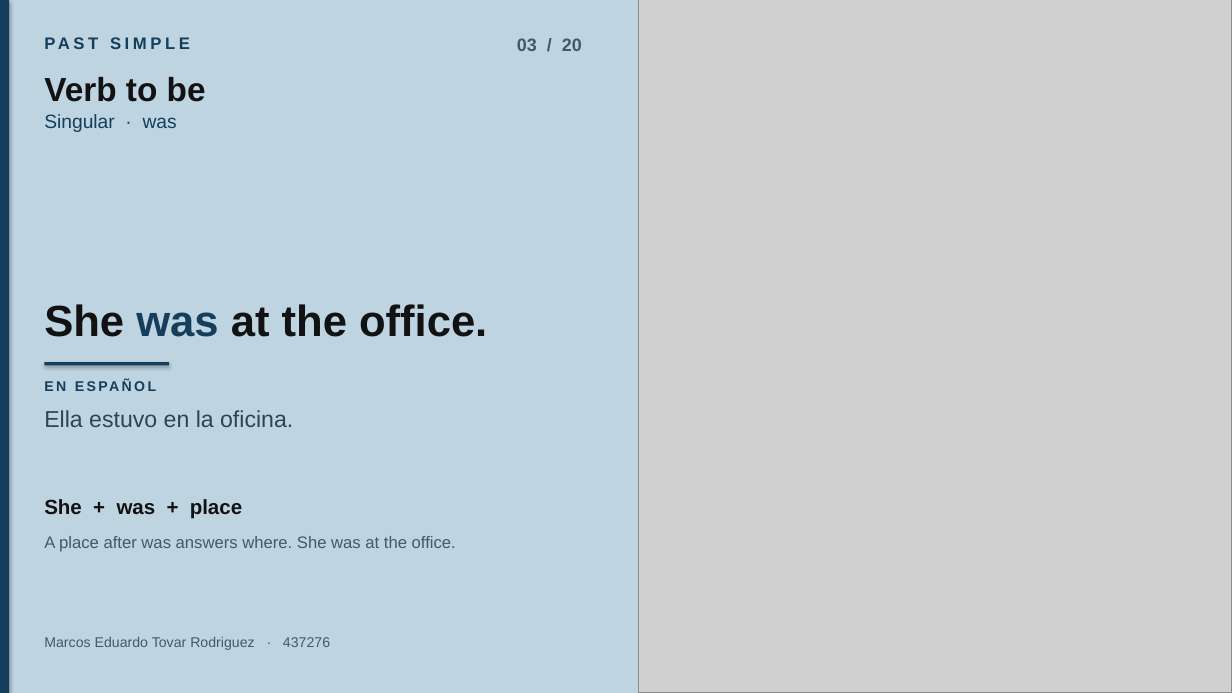
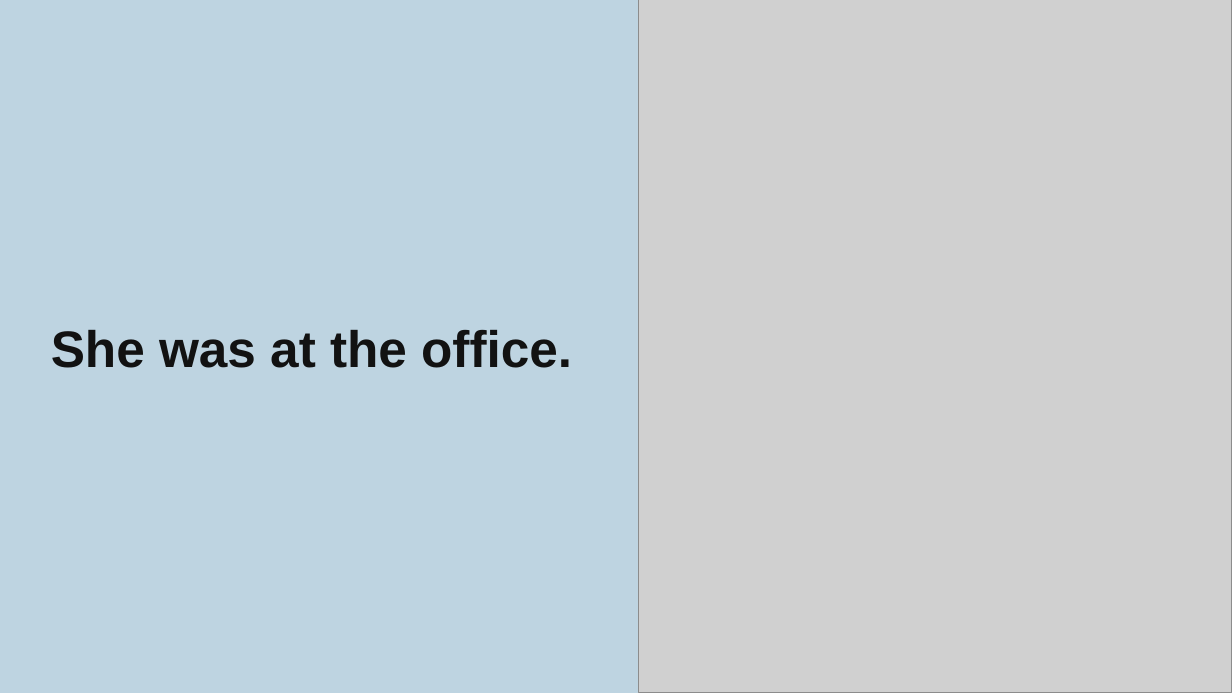
Before and after one commit to etovar-bit/practicaevtetovar, a slide deck: slide 4 of Past_simple_Marcos_Eduardo_Tovar.pptx. Drawn at 1232x693 pixels with LibreOffice and Linux fonts; fonts in the diff are those of the drawing; grey boxes stand for pictures. Boxes give left, top, right and bottom in pixels: in the first picture for what was removed or moved away, otherwise in the second. Text is boxed around its words. In the diff, an @@ line names an element or a change of style, - is before the commit and + after.

```diff
--- a/Past_simple_Marcos_Eduardo_Tovar.pptx
+++ b/Past_simple_Marcos_Eduardo_Tovar.pptx
@@ rectangle removed at box(0, 0, 9, 693) @@
@@ text removed at box(44, 33, 377, 63) @@
-PAST SIMPLE
@@ text removed at box(517, 38, 582, 51) @@
-03 / 20
@@ text removed at box(44, 77, 206, 102) @@
-Verb to be
@@ text removed at box(44, 114, 177, 132) @@
-Singular · was
@@ text "She was at the office.": place and size @@
-text "She was at the office." at box(44, 304, 487, 337)
+text "She was at the office." at box(51, 330, 572, 368)
@@ text "She was at the office." at box(51, 330, 572, 368): size 34 to 40 pt; text colour #143E5C to #121212 in "was"; line spacing 0.98 to 1.02; vertical alignment bottom to middle @@
@@ rectangle removed at box(44, 362, 169, 366) @@
@@ text removed at box(44, 377, 580, 401) @@
-EN ESPAÑOL
@@ text removed at box(44, 410, 293, 427) @@
-Ella estuvo en la oficina.
@@ text removed at box(44, 499, 242, 519) @@
-She + was + place
@@ text removed at box(44, 536, 456, 552) @@
-A place after was answers where. She was at the office.
@@ text removed at box(44, 637, 330, 650) @@
-Marcos Eduardo Tovar Rodriguez · 437276
```
Also in this commit, not shown: 18 other slides changed, 1 slide added, 1 slide removed.
